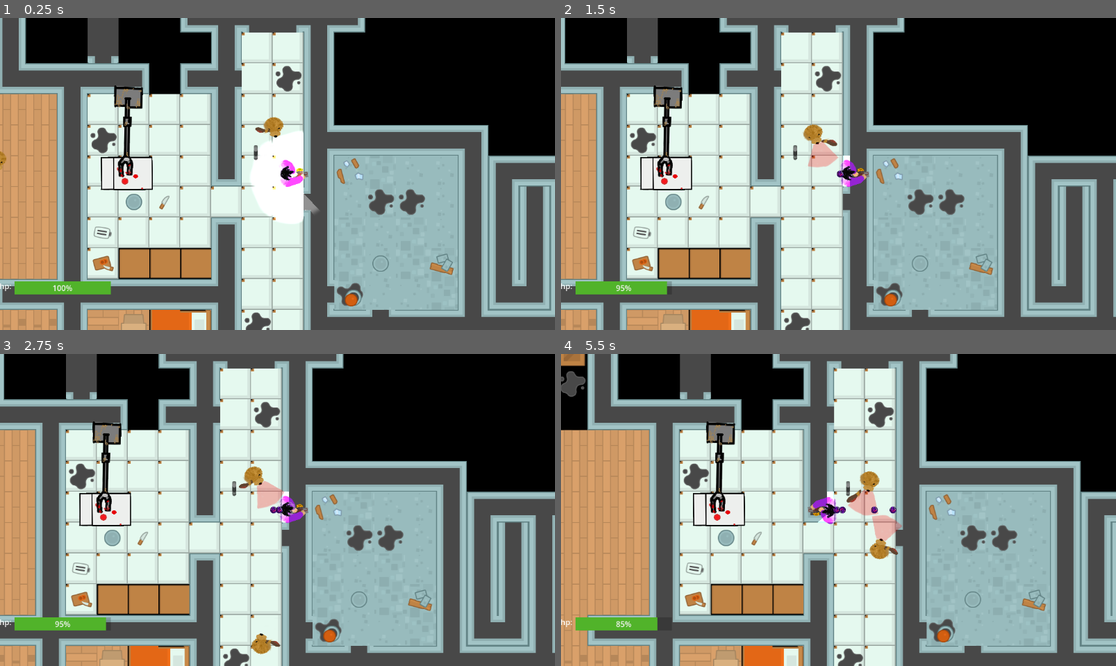
Above: before the commit, frames 1-4 (two rows, left to right).
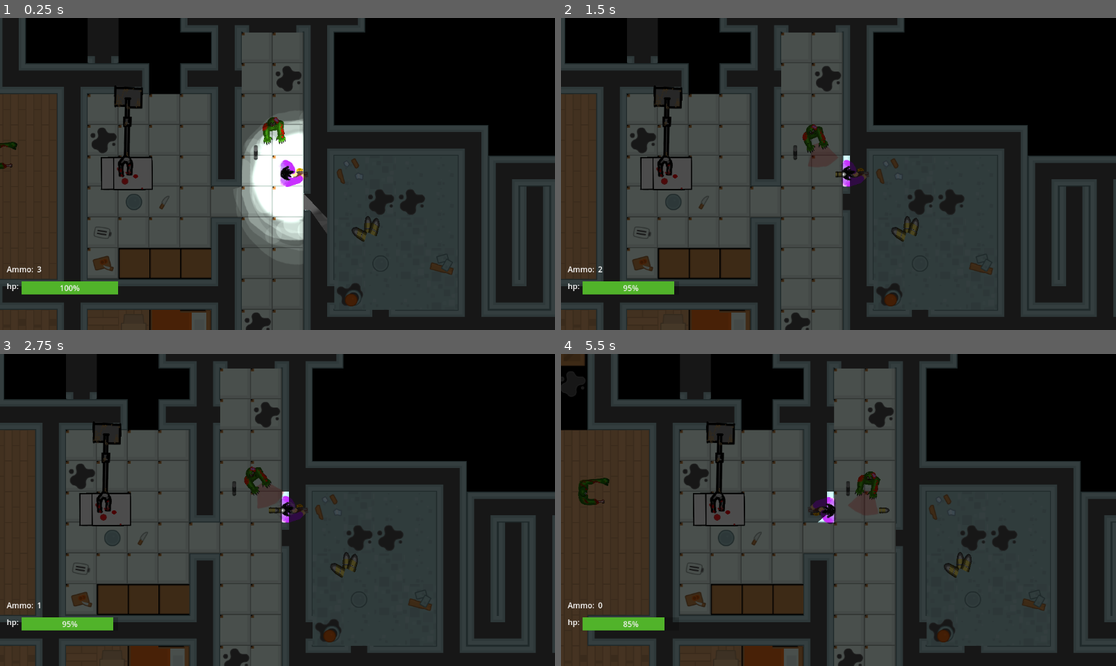
Above: after the commit, the same moments.

Repository: Tvorba-her-v-pohybu/cookie-monster
Game: Godot game, scene res://main.tscn
Same seed, same stepped clock (60 frames per second), same inputs: the game is played once before the commit and once after it. Sound files missing from this copy of the repository are replaced by a short silence.
Inputs (mouse positions are in pixels of both pictures, inside the frame that each line leads up to):
- Up to frame 1 (0.25 s): no input
- Up to frame 2 (1.5 s): click (816, 152) at 0.52 s; type "Alex" at 0.6 s; hold Right (ui_right) from 1.28 s (still down); hold C (shoot) from 1.28 s (still down)
- Up to frame 3 (2.75 s): keep holding Right (ui_right); tap Space (jump) at 1.52, 2.27 s; release C (shoot) at 2.03 s; tap X (attack) at 2.1 s; tap C (shoot) at 2.3 s
- Up to frame 4 (5.5 s): release Right (ui_right) at 2.78 s; hold Left (ui_left) 2.78-3.53 s; hold C (shoot) 2.78-3.53 s; hold Right (ui_right) 3.53-5.03 s; tap C (shoot) at 3.6, 4.55, 5.1 s; tap Space (jump) at 3.77, 4.52, 5.27 s; hold X (attack) 4.28-5.03 s; hold Left (ui_left) from 5.03 s (still down)

The runs differ from the first frame. In frame 1, 78% of the frame differs, in the area x 0-100%, y 0-100%; in frame 2, 78%; in frame 3, 78%; in frame 4, 82%.

Commit message:
upravy

Diff:
--- /dev/null
+++ b/godot_project/ammo.gd
@@ -0,0 +1,17 @@
+extends Area2D
+
+
+# Called when the node enters the scene tree for the first time.
+func _ready() -> void:
+	pass # Replace with function body.
+
+
+# Called every frame. 'delta' is the elapsed time since the previous frame.
+func _process(delta: float) -> void:
+	pass
+
+
+func _on_body_entered(body: Node2D) -> void:
+	if body.is_in_group("player"):
+		body.ammo += 3
+		queue_free()
--- /dev/null
+++ b/godot_project/ammo.tscn
@@ -0,0 +1,23 @@
+[gd_scene load_steps=4 format=3 uid="uid://bp0ynd3dq6mpi"]
+
+[ext_resource type="Script" path="res://ammo.gd" id="1_n86vk"]
+[ext_resource type="Texture2D" uid="uid://ce7i8dnnmvsxf" path="res://naboje.png" id="2_a8in1"]
+
+[sub_resource type="CircleShape2D" id="CircleShape2D_63hm5"]
+radius = 32.0624
+
+[node name="Ammo" type="Area2D"]
+collision_layer = 0
+collision_mask = 4
+monitorable = false
+script = ExtResource("1_n86vk")
+
+[node name="CollisionShape2D" type="CollisionShape2D" parent="."]
+shape = SubResource("CircleShape2D_63hm5")
+
+[node name="AmmoImg" type="Sprite2D" parent="."]
+position = Vector2(11, -3)
+scale = Vector2(0.0449826, 0.0559596)
+texture = ExtResource("2_a8in1")
+
+[connection signal="body_entered" from="." to="." method="_on_body_entered"]
--- a/godot_project/character_body_2d.gd
+++ b/godot_project/character_body_2d.gd
@@ -1,15 +1,22 @@
 extends PlatformerController2D
 
 var health := 100
+var ammo := 3
 
 const SPEED = 300.0
 const JUMP_VELOCITY = -400.0
+
 
 var top_down := false :
 	set(value):
 		top_down = value
 		if value:
 			rotation = 0
+			$MainChar.visible = false
+			$AnimatedSprite2D.visible = true
+		else:
+			$MainChar.visible = true
+			$AnimatedSprite2D.visible = false
 		#	$AnimationPlayer.play("camera_top_down")
 		#else:
 	#		$AnimationPlayer.play("camera_normal")
@@ -28,11 +35,13 @@
 		super._input(event)
 
 func shoot():
-	var projectile = load("res://main_char/player_projectile.tscn").instantiate()
-	projectile.rotation = rotation
-	get_parent().add_child(projectile)
-	projectile.global_position = global_position
-	$ShotAudio.play()
+	if ammo > 0 or top_down:
+		var projectile = load("res://main_char/player_projectile.tscn").instantiate()
+		projectile.rotation = rotation
+		get_parent().add_child(projectile)
+		projectile.global_position = global_position
+		$ShotAudio.play()
+		ammo = ammo - 1
 
 func start_attack():
 	if %AttackDelayTimer.is_stopped():
--- a/godot_project/enemy.gd
+++ b/godot_project/enemy.gd
@@ -11,10 +11,24 @@
 
 @onready var navigation : NavigationAgent2D = $NavigationAgent2D
 
+var following := false
+
+
 var player = null
 
+func _ready() -> void:
+	var rand = randi_range(0, 1)
+	$Zombie.visible = rand == 1
+	$Zombie2.visible = rand != 1
+
+
 func _physics_process(delta: float) -> void:
-	if player == null and $DmgTimer.is_stopped():
+	if not following and target:
+		var dist = global_position.distance_to(target.global_position)
+		if dist < 500:
+			following = true
+
+	if player == null and $DmgTimer.is_stopped() and following:
 		navigation.target_position = target.global_position
 
 		var next_pos = navigation.get_next_path_position()
@@ -30,7 +44,9 @@
 
 func process_damage(value: int):
 	$DeathAudio.play()
-	$MainChar.visible = false
+	visible = false
+	collision_layer = 0
+	collision_mask = 0
 
 func _on_dmg_area_2d_body_entered(body: Node2D) -> void:
 	if body.is_in_group("player"):
--- a/godot_project/enemy.tscn
+++ b/godot_project/enemy.tscn
@@ -9,6 +9,8 @@
 [ext_resource type="Texture2D" uid="uid://85kxf2h3iy6y" path="res://obrazky/doge/doge6.png" id="7_ji7ay"]
 [ext_resource type="Texture2D" uid="uid://dpfkyipl8yl4a" path="res://utok.png" id="8_ynogb"]
 [ext_resource type="AudioStream" uid="uid://b8a6k6ccn0xg3" path="res://zvuky/zraneni1.wav" id="9_cqjqs"]
+[ext_resource type="Texture2D" uid="uid://j8s8laue6kdt" path="res://zombie.png" id="10_hupya"]
+[ext_resource type="Texture2D" uid="uid://c1rlcgm3hubhk" path="res://zombie2.png" id="11_05d5p"]
 
 [sub_resource type="CircleShape2D" id="CircleShape2D_kl45v"]
 radius = 13.0384
@@ -72,11 +74,13 @@
 radius = 20.0
 
 [node name="AnimatedSprite2D" type="AnimatedSprite2D" parent="."]
+visible = false
 position = Vector2(16, -9.53674e-07)
 rotation = 1.5708
 scale = Vector2(0.248246, 0.248246)
 sprite_frames = SubResource("SpriteFrames_0mvte")
 autoplay = "default"
+frame_progress = 0.940235
 
 [node name="DmgArea2D" type="Area2D" parent="."]
 collision_mask = 5
@@ -100,6 +104,19 @@
 [node name="DeathAudio" type="AudioStreamPlayer2D" parent="."]
 stream = ExtResource("9_cqjqs")
 
+[node name="Zombie" type="Sprite2D" parent="."]
+visible = false
+position = Vector2(-24, -28)
+rotation = -1.57079
+scale = Vector2(0.273137, 0.273137)
+texture = ExtResource("10_hupya")
+
+[node name="Zombie2" type="Sprite2D" parent="."]
+position = Vector2(-12, -2)
+rotation = -1.57079
+scale = Vector2(0.0657363, 0.0657363)
+texture = ExtResource("11_05d5p")
+
 [connection signal="animation_finished" from="AnimatedSprite2D" to="." method="_on_animated_sprite_2d_animation_finished"]
 [connection signal="body_entered" from="DmgArea2D" to="." method="_on_dmg_area_2d_body_entered"]
 [connection signal="body_exited" from="DmgArea2D" to="." method="_on_dmg_area_2d_body_exited"]
--- a/godot_project/main.gd
+++ b/godot_project/main.gd
@@ -8,8 +8,7 @@
 
 # Called every frame. 'delta' is the elapsed time since the previous frame.
 func _process(delta: float) -> void:
-	pass
-
+	%AmmoLbl.text = str(%CharacterBody2D.ammo)
 
 func _on_boss_area_body_entered(body: Node2D) -> void:
 	if body.is_in_group("player"):
--- a/godot_project/main.tscn
+++ b/godot_project/main.tscn
@@ -10,6 +10,7 @@
 [ext_resource type="Script" path="res://canvas_layer.gd" id="6_pa116"]
 [ext_resource type="Texture2D" uid="uid://brqtd4f1e7bex" path="res://obrazky/dira.png" id="10_2fhim"]
 [ext_resource type="AudioStream" uid="uid://ba5u04vrtdsnc" path="res://zvuky/ja_to_koupil.wav" id="10_4g1e7"]
+[ext_resource type="PackedScene" uid="uid://bp0ynd3dq6mpi" path="res://ammo.tscn" id="11_ch8b1"]
 
 [sub_resource type="NavigationPolygon" id="NavigationPolygon_o8n0p"]
 vertices = PackedVector2Array(-1051.92, 1147, -1049.94, 1195.36, -1063.09, 1194.57, -1063, 1167, -1049.58, 1057.19, -10 …(31030 unchanged characters)…
@@ -132,7 +133,7 @@
 
 [node name="propast" type="Area2D" parent="NavigationRegion2D"]
 unique_name_in_owner = true
-position = Vector2(-292, -2669)
+position = Vector2(811, 454)
 collision_layer = 5
 collision_mask = 5
 
@@ -150,6 +151,12 @@
 libraries = {
 "": SubResource("AnimationLibrary_pcs30")
 }
+
+[node name="Ammo" parent="NavigationRegion2D" instance=ExtResource("11_ch8b1")]
+position = Vector2(-8, 508)
+
+[node name="Ammo2" parent="NavigationRegion2D" instance=ExtResource("11_ch8b1")]
+position = Vector2(192, 218)
 
 [node name="CharacterBody2D" parent="NavigationRegion2D" instance=ExtResource("2_co45l")]
 unique_name_in_owner = true
@@ -230,9 +237,9 @@
 anchors_preset = 2
 anchor_top = 1.0
 anchor_bottom = 1.0
-offset_left = 42.0
+offset_left = 57.0
 offset_top = -59.0
-offset_right = 242.0
+offset_right = 257.0
 offset_bottom = -32.0
 grow_vertical = 0
 theme_override_styles/background = SubResource("StyleBoxFlat_drlnb")
@@ -244,9 +251,9 @@
 anchors_preset = 2
 anchor_top = 1.0
 anchor_bottom = 1.0
-offset_left = 11.0
+offset_left = 26.0
 offset_top = -61.0
-offset_right = 51.0
+offset_right = 66.0
 offset_bottom = -38.0
 grow_vertical = 0
 text = "hp:"
@@ -281,8 +288,25 @@
 theme_override_font_sizes/font_size = 40
 text = "RESTART"
 
+[node name="Label2" type="Label" parent="CanvasLayer/Control"]
+layout_mode = 0
+offset_left = 26.0
+offset_top = 552.0
+offset_right = 86.0
+offset_bottom = 575.0
+text = "Ammo: "
+
+[node name="AmmoLbl" type="Label" parent="CanvasLayer/Control"]
+unique_name_in_owner = true
+layout_mode = 0
+offset_left = 89.0
+offset_top = 552.0
+offset_right = 149.0
+offset_bottom = 575.0
+text = "3"
+
 [node name="CanvasModulate" type="CanvasModulate" parent="."]
-color = Color(0.975736, 0.975736, 0.975736, 1)
+color = Color(0.310617, 0.310617, 0.310617, 1)
 
 [node name="LightOccluder2D" type="LightOccluder2D" parent="CanvasModulate"]
 position = Vector2(-440, -10)
--- a/godot_project/main_char/main_char.tscn
+++ b/godot_project/main_char/main_char.tscn
@@ -1,10 +1,16 @@
-[gd_scene load_steps=14 format=3 uid="uid://i2w6rdpteogq"]
+[gd_scene load_steps=21 format=3 uid="uid://i2w6rdpteogq"]
 
 [ext_resource type="Script" path="res://character_body_2d.gd" id="1_u5pnm"]
 [ext_resource type="Texture2D" uid="uid://vronjbbba7ur" path="res://main_char2.png" id="2_uac8m"]
 [ext_resource type="Texture2D" uid="uid://df36a48twkocx" path="res://obrazky/teeth.png" id="3_v5su5"]
 [ext_resource type="AudioStream" uid="uid://dn3rthe17mj71" path="res://zvuky/taptap.wav" id="4_ofaxa"]
 [ext_resource type="AudioStream" uid="uid://cej6vjn0ok30" path="res://zvuky/pju.wav" id="5_i2hrw"]
+[ext_resource type="Texture2D" uid="uid://tog0q01qjnr8" path="res://main_char/anim/Untitled_Artwork-1 4.png" id="6_j63u8"]
+[ext_resource type="Texture2D" uid="uid://dk7ydhadnu3d3" path="res://main_char/anim/Untitled_Artwork-2 4.png" id="7_glmnx"]
+[ext_resource type="Texture2D" uid="uid://hux8n74vwe0m" path="res://main_char/anim/Untitled_Artwork-3 4.png" id="8_1fcor"]
+[ext_resource type="Texture2D" uid="uid://f2yw8om40oa0" path="res://main_char/anim/Untitled_Artwork-4 4.png" id="9_mduat"]
+[ext_resource type="Texture2D" uid="uid://bu83s2dm7m4bg" path="res://main_char/anim/Untitled_Artwork-5 4.png" id="10_oc1cq"]
+[ext_resource type="Texture2D" uid="uid://dfnxfere2vca0" path="res://main_char/anim/Untitled_Artwork-6 4.png" id="11_c43wm"]
 
 [sub_resource type="CircleShape2D" id="CircleShape2D_mbsvm"]
 radius = 19.2354
@@ -193,6 +199,32 @@
 [sub_resource type="CircleShape2D" id="CircleShape2D_jhc0m"]
 radius = 30.0666
 
+[sub_resource type="SpriteFrames" id="SpriteFrames_2dq5n"]
+animations = [{
+"frames": [{
+"duration": 1.0,
+"texture": ExtResource("6_j63u8")
+}, {
+"duration": 1.0,
+"texture": ExtResource("7_glmnx")
+}, {
+"duration": 1.0,
+"texture": ExtResource("8_1fcor")
+}, {
+"duration": 1.0,
+"texture": ExtResource("9_mduat")
+}, {
+"duration": 1.0,
+"texture": ExtResource("10_oc1cq")
+}, {
+"duration": 1.0,
+"texture": ExtResource("11_c43wm")
+}],
+"loop": true,
+"name": &"default",
+"speed": 15.0
+}]
+
 [node name="CharacterBody2D" type="CharacterBody2D" groups=["player"]]
 position = Vector2(-1, 109)
 collision_layer = 4
@@ -252,4 +284,13 @@
 stream = ExtResource("5_i2hrw")
 volume_db = -0.918
 
+[node name="AnimatedSprite2D" type="AnimatedSprite2D" parent="."]
+visible = false
+position = Vector2(37, -27)
+scale = Vector2(0.0814209, 0.0814209)
+sprite_frames = SubResource("SpriteFrames_2dq5n")
+autoplay = "default"
+frame = 1
+frame_progress = 0.184006
+
 [connection signal="body_entered" from="AttackArea" to="." method="_on_attack_area_body_entered"]
--- a/godot_project/main_char/player_projectile.tscn
+++ b/godot_project/main_char/player_projectile.tscn
@@ -1,7 +1,8 @@
-[gd_scene load_steps=5 format=3 uid="uid://cnrnrbeuvhc33"]
+[gd_scene load_steps=6 format=3 uid="uid://cnrnrbeuvhc33"]
 
 [ext_resource type="Script" path="res://main_char/player_projectile.gd" id="1_xskbr"]
 [ext_resource type="Texture2D" uid="uid://b56xqot7j43nb" path="res://obrazky/projectile.png" id="2_eu72e"]
+[ext_resource type="Texture2D" uid="uid://tiui7milu27q" path="res://obrazky/projectile_gun.png" id="3_vpfoa"]
 
 [sub_resource type="CircleShape2D" id="CircleShape2D_h27i6"]
 radius = 6.0
@@ -16,6 +17,7 @@
 script = ExtResource("1_xskbr")
 
 [node name="Projectile" type="Sprite2D" parent="."]
+visible = false
 scale = Vector2(0.109375, 0.109375)
 texture = ExtResource("2_eu72e")
 
@@ -35,5 +37,11 @@
 one_shot = true
 autostart = true
 
+[node name="ProjectileGun" type="Sprite2D" parent="."]
+position = Vector2(2, 0)
+rotation = 1.57079
+scale = Vector2(0.0359008, 0.0359008)
+texture = ExtResource("3_vpfoa")
+
 [connection signal="body_entered" from="CollisionArea" to="." method="_on_collision_area_body_entered"]
 [connection signal="timeout" from="LiveTimer" to="." method="_on_live_timer_timeout"]
Not shown: 1 places in godot_project/enemy.tscn that only renumber resources
Not shown: 1 places in godot_project/main.tscn that only renumber resources
Binary file added: godot_project/main_char/anim/Untitled_Artwork-1 4.png
Not shown, added: godot_project/main_char/anim/Untitled_Artwork-1 4.png.import
Binary file added: godot_project/main_char/anim/Untitled_Artwork-2 4.png
Not shown, added: godot_project/main_char/anim/Untitled_Artwork-2 4.png.import
Binary file added: godot_project/main_char/anim/Untitled_Artwork-3 4.png
Not shown, added: godot_project/main_char/anim/Untitled_Artwork-3 4.png.import
Binary file added: godot_project/main_char/anim/Untitled_Artwork-4 4.png
Not shown, added: godot_project/main_char/anim/Untitled_Artwork-4 4.png.import
Binary file added: godot_project/main_char/anim/Untitled_Artwork-5 4.png
Not shown, added: godot_project/main_char/anim/Untitled_Artwork-5 4.png.import
(and 12 more such lines)
